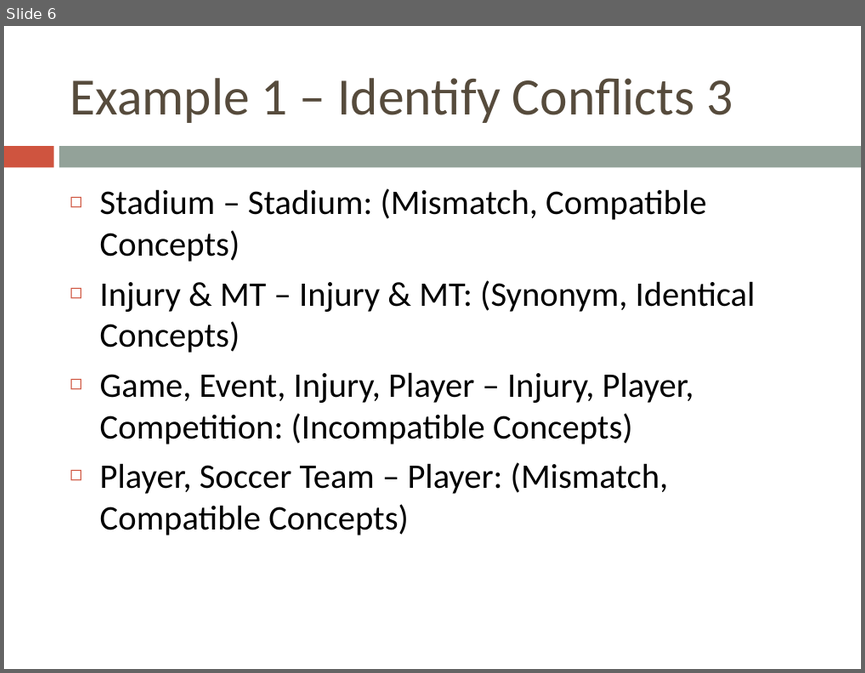
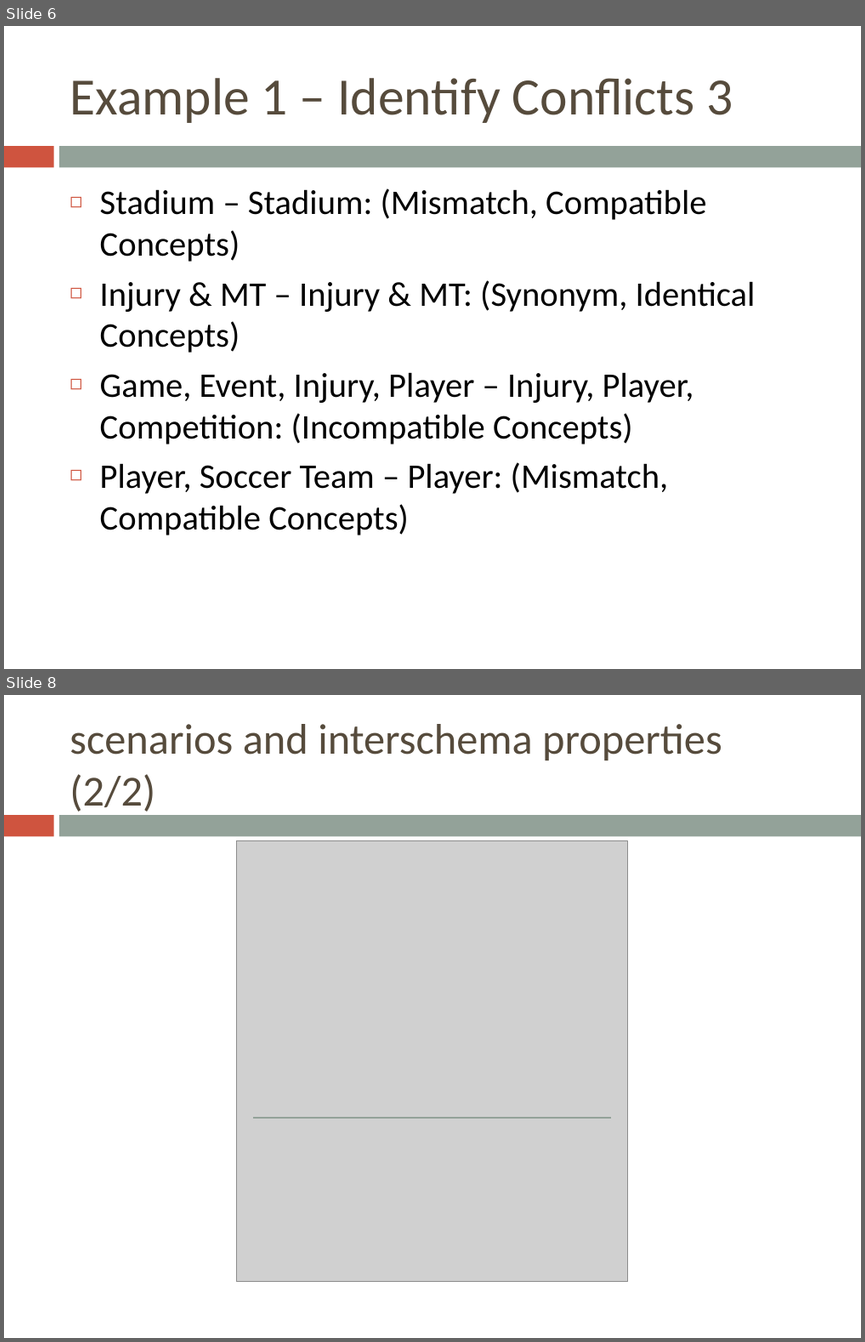
Before and after one commit to bugxd/DBTech, a slide deck: Assignment_4.pptx. Shown one above the other, each under a label of ours: slide 6 before the commit, slides 6 and 8 after it; the slides between them are not shown. The pictures are 865x673 and 865x1342 pixels, drawn with LibreOffice and Linux fonts; fonts in the diff are those of the drawing; grey boxes stand for pictures. Boxes give left, top, right and bottom in pixels: in the first picture for what was removed or moved away, otherwise in the second. Text is boxed around its words. In the diff, an @@ line names an element or a change of style, - is before the commit and + after.

```diff
--- a/Assignment_4.pptx
+++ b/Assignment_4.pptx
@@ slide 8 added at [4,695,861,1338], background #FFFFFF; not listed: 2 template elements that a slide beside it also shows @@
@@ title added at [69,724,722,811], 36 pt, text #564B3C @@
+scenarios and interschema properties (2/2)
@@ picture added at [237,840,628,1281] @@
@@ line added from (253, 1117) to (611, 1117), #93A299 0.79 pt @@
```
Also in this commit, not shown: 1 slide changed, 1 other file.
